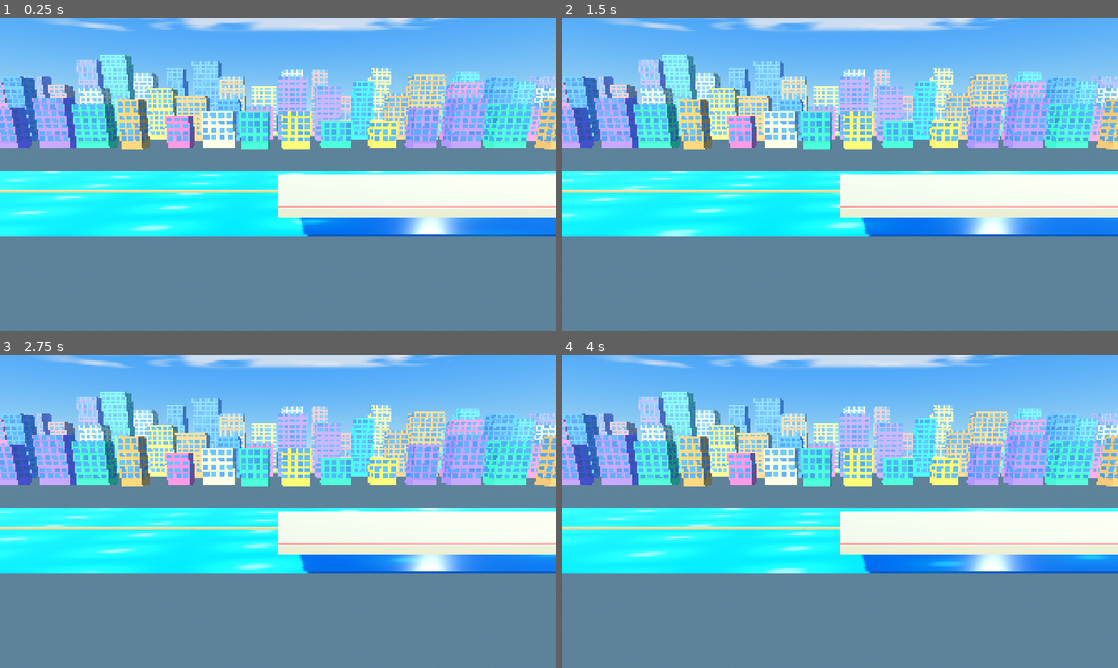
Above: before the commit, frames 1-4 (two rows, left to right).
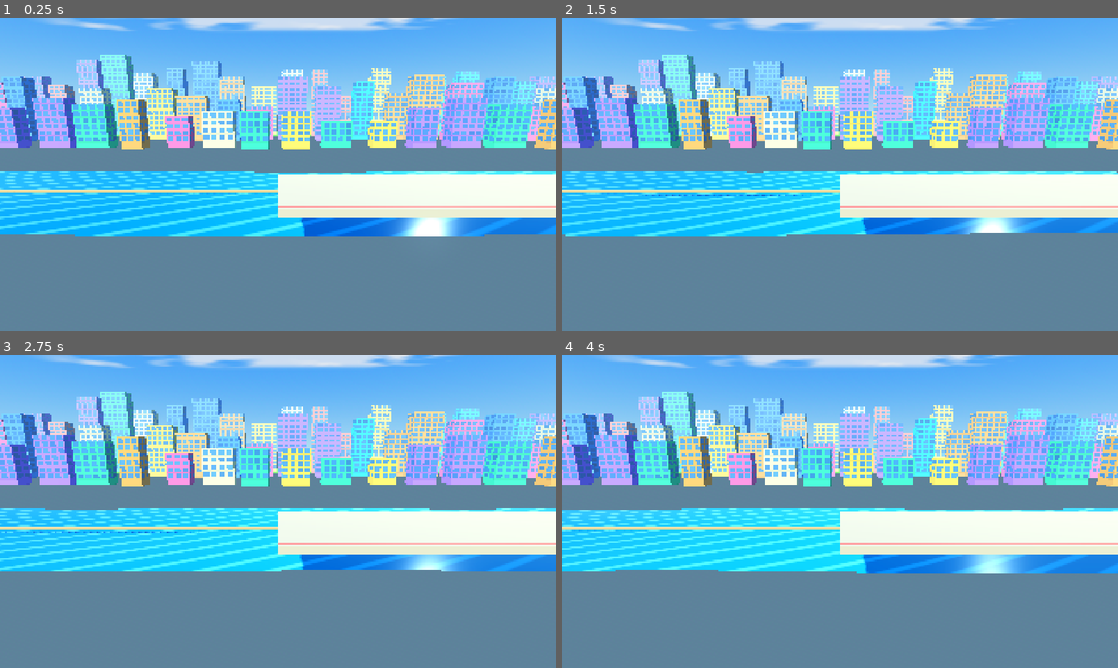
Above: after the commit, the same moments.

Repository: nnamdinwali/shadow-killer
Game: Godot game, scene res://node_3d.tscn
Two runs of this game, one before a commit and one after it. Both use one fixed random seed, a clock stepped at 60 frames per second and the inputs below.
Inputs (mouse positions are in pixels of both pictures, inside the frame that each line leads up to):
- Up to frame 1 (0.25 s): no input
- Up to frame 2 (1.5 s): tap Enter at 0.5, 0.6 s; move the mouse to (962, 158) at 0.52 s; click (962, 158) at 0.67 s; drag from (728, 190) to (812, 237) at 1.27 s
- Up to frame 3 (2.75 s): move the mouse to (333, 442) at 2.02 s; tap Enter at 2.1 s; click (333, 442) at 2.17 s
- Up to frame 4 (4 s): drag from (812, 574) to (673, 464) at 2.77 s; move the mouse to (1006, 558) at 3.52 s; tap Enter at 3.6 s; click (1006, 558) at 3.67 s

The runs differ from the first frame. In frame 1, 12% of the frame differs, in the area x 0-100%, y 48-70%; in frame 2, 11%; in frame 3, 12%; in frame 4, 11%.

Commit message:
Replace flat water slab with animated 3D wave surface

Diff:
--- a/city_polish.gd
+++ b/city_polish.gd
@@ -126,20 +126,37 @@
 	var water_shader := Shader.new()
 	water_shader.code = """
 shader_type spatial;
-render_mode cull_back;
-
-uniform vec4 shallow_color : source_color = vec4(0.25, 0.88, 0.95, 1.0);
-uniform vec4 deep_color : source_color = vec4(0.04, 0.52, 0.88, 1.0);
+render_mode cull_back, diffuse_burley;
+
+uniform vec4 shallow_color : source_color = vec4(0.24, 0.86, 0.96, 1.0);
+uniform vec4 deep_color : source_color = vec4(0.015, 0.24, 0.55, 1.0);
+
+varying vec3 water_world_pos;
+
+float wave_height(vec2 p) {
+	return sin(p.x * 0.075 + TIME * 1.15) * 0.24
+		+ sin(p.y * 0.19 - TIME * 0.82) * 0.10
+		+ sin((p.x + p.y) * 0.12 + TIME * 0.55) * 0.07;
+}
+
+void vertex() {
+	vec2 p = VERTEX.xz;
+	float h = wave_height(p);
+	float dx = (wave_height(p + vec2(0.08, 0.0)) - wave_height(p - vec2(0.08, 0.0))) / 0.16;
+	float dz = (wave_height(p + vec2(0.0, 0.08)) - wave_height(p - vec2(0.0, 0.08))) / 0.16;
+	VERTEX.y += h;
+	NORMAL = normalize(vec3(-dx, 1.0, -dz));
+	water_world_pos = (MODEL_MATRIX * vec4(VERTEX, 1.0)).xyz;
+}
 
 void fragment() {
-	vec3 wp = (INV_VIEW_MATRIX * vec4(VERTEX, 1.0)).xyz;
-	float a = sin(wp.x * 0.35 + TIME * 0.9) * 0.5 + 0.5;
-	float b = sin(wp.z * 0.9 - TIME * 0.6 + wp.x * 0.1) * 0.5 + 0.5;
-	float glint = smoothstep(0.80, 1.0, a * b);
-	vec3 col = mix(deep_color.rgb, shallow_color.rgb, 0.35 + 0.5 * a * b);
-	ALBEDO = col + vec3(glint) * 0.35;
-	ROUGHNESS = 0.18;
-	SPECULAR = 0.7;
+	float broad = sin(water_world_pos.x * 0.035 + TIME * 0.25) * 0.5 + 0.5;
+	float ripples = sin(water_world_pos.x * 0.8 + water_world_pos.z * 1.4 + TIME * 1.7);
+	float glint = smoothstep(0.72, 0.98, ripples * 0.5 + 0.5);
+	ALBEDO = mix(deep_color.rgb, shallow_color.rgb, 0.25 + broad * 0.42) + vec3(glint * 0.24);
+	METALLIC = 0.28;
+	ROUGHNESS = 0.16;
+	SPECULAR = 0.85;
 }
 """
 	water_material.shader = water_shader
@@ -219,7 +236,22 @@
 	# Keep the land strip behind the skyline so it cannot mask the roof supports.
 	_box("LandBack", Vector3(center_x, -0.5, -166.0), Vector3(length, 1.0, 36.0), land_back)
 	_box("QuayBack", Vector3(center_x, -0.15, -18.0), Vector3(length, 0.3, 0.7), quay)
-	_box("River", Vector3(center_x, -0.55, -19.0), Vector3(length, 0.35, 34.0), water_material)
+	_build_3d_water(center_x, length)
+
+
+func _build_3d_water(center_x: float, length: float) -> void:
+	# A subdivided horizontal mesh lets the shader physically displace the
+	# surface into moving waves instead of showing a flat blue box top.
+	var water_mesh := PlaneMesh.new()
+	water_mesh.size = Vector2(length, 34.0)
+	water_mesh.subdivide_width = 320
+	water_mesh.subdivide_depth = 16
+	var water := MeshInstance3D.new()
+	water.name = "Animated3DWater"
+	water.mesh = water_mesh
+	water.material_override = water_material
+	water.position = Vector3(center_x, -0.55, -19.0)
+	generated_root.add_child(water)
 
 
 func _build_skyline() -> void:
